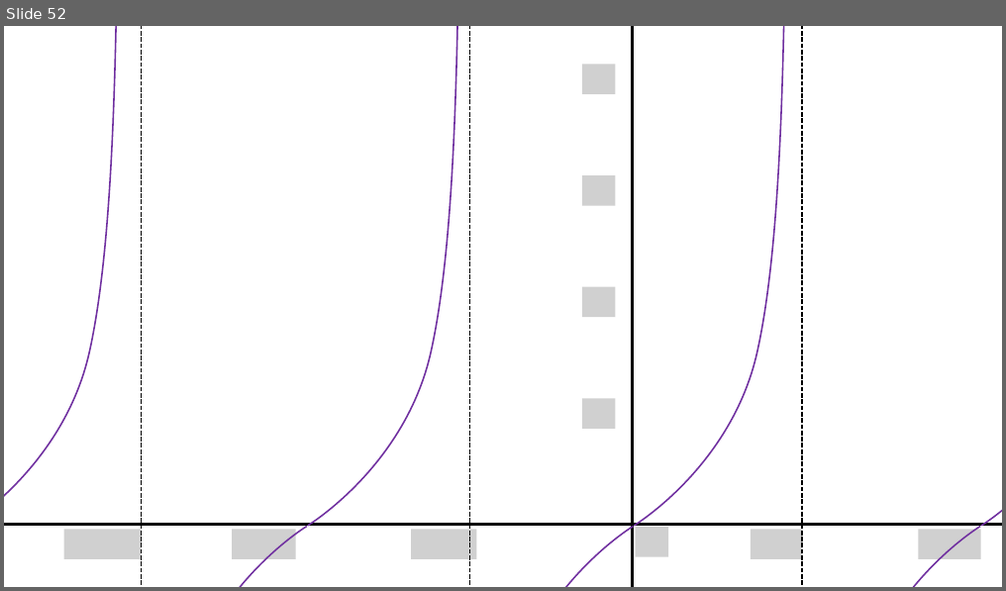
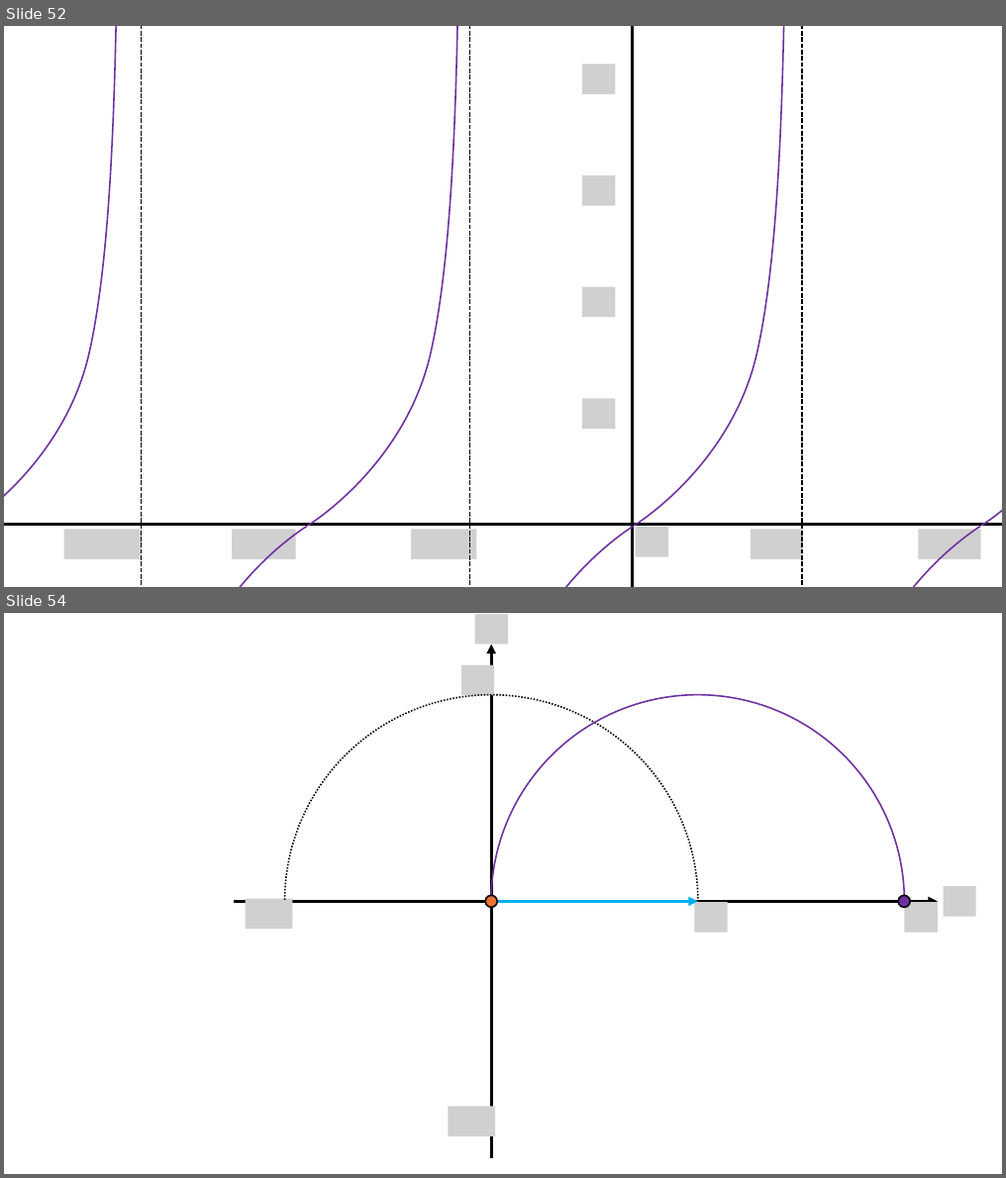
Before and after one commit to corn1200/GameMath-example, a slide deck: img/그림.pptx. Shown one above the other, each under a label of ours: slide 52 before the commit, slides 52 and 54 after it; the slides between them are not shown. The pictures are 1006x591 and 1006x1178 pixels, drawn with LibreOffice and Linux fonts; fonts in the diff are those of the drawing; grey boxes stand for pictures; background and template pictures are left out. Boxes give left, top, right and bottom in pixels: in the first picture for what was removed or moved away, otherwise in the second. Text is boxed around its words. In the diff, an @@ line names an element or a change of style, - is before the commit and + after.

```diff
--- a/img/그림.pptx
+++ b/img/그림.pptx
@@ slide 54 added at bbox=[4, 613, 1002, 1174], background #FFFFFF @@
@@ picture added at bbox=[475, 614, 508, 644] @@
@@ picture added at bbox=[461, 665, 494, 695] @@
@@ arrow added from (491, 1158) to (491, 645), #000000 3 pt @@
@@ arc (boxed as its full ellipse) added at bbox=[285, 694, 698, 1108], outline #000000 1.5 pt dashed @@
@@ arc (boxed as its full ellipse) added at bbox=[491, 694, 905, 1108], outline #7030A0 1.5 pt @@
@@ arrow added from (234, 901) to (938, 901), #000000 3 pt @@
@@ picture added at bbox=[245, 899, 292, 929] @@
@@ ellipse added at bbox=[485, 895, 497, 907], fill #E97132, outline #000000 1.5 pt @@
@@ arrow added from (497, 901) to (698, 901), #00B0F0 3 pt @@
@@ picture added at bbox=[694, 903, 727, 933] @@
@@ ellipse added at bbox=[899, 895, 911, 907], fill #7030A0, outline #000000 1.5 pt @@
@@ picture added at bbox=[905, 903, 938, 933] @@
@@ picture added at bbox=[944, 886, 976, 916] @@
@@ picture added at bbox=[448, 1106, 495, 1137] @@
```
Also in this commit, not shown: 3 other slides added, 5 other files.
